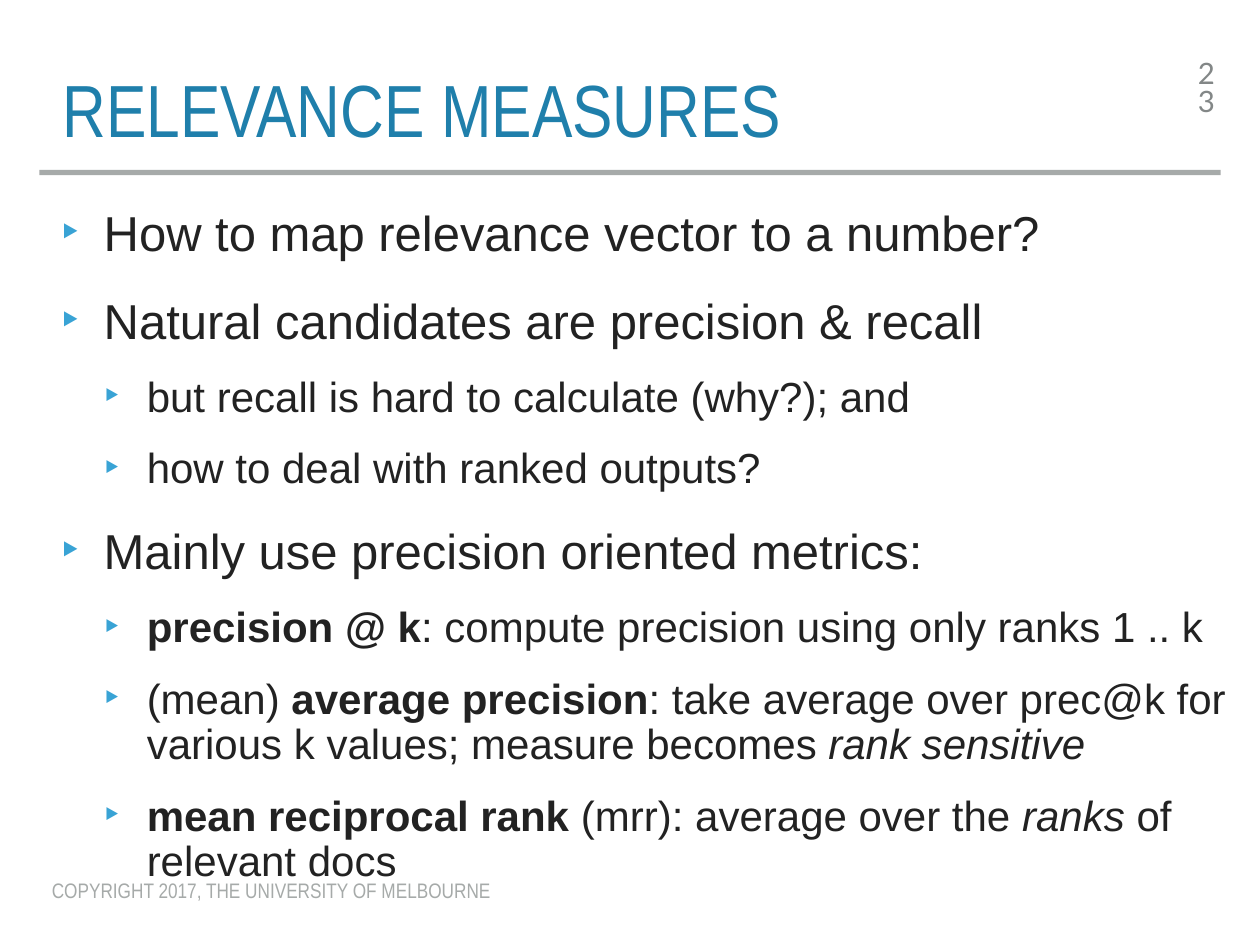
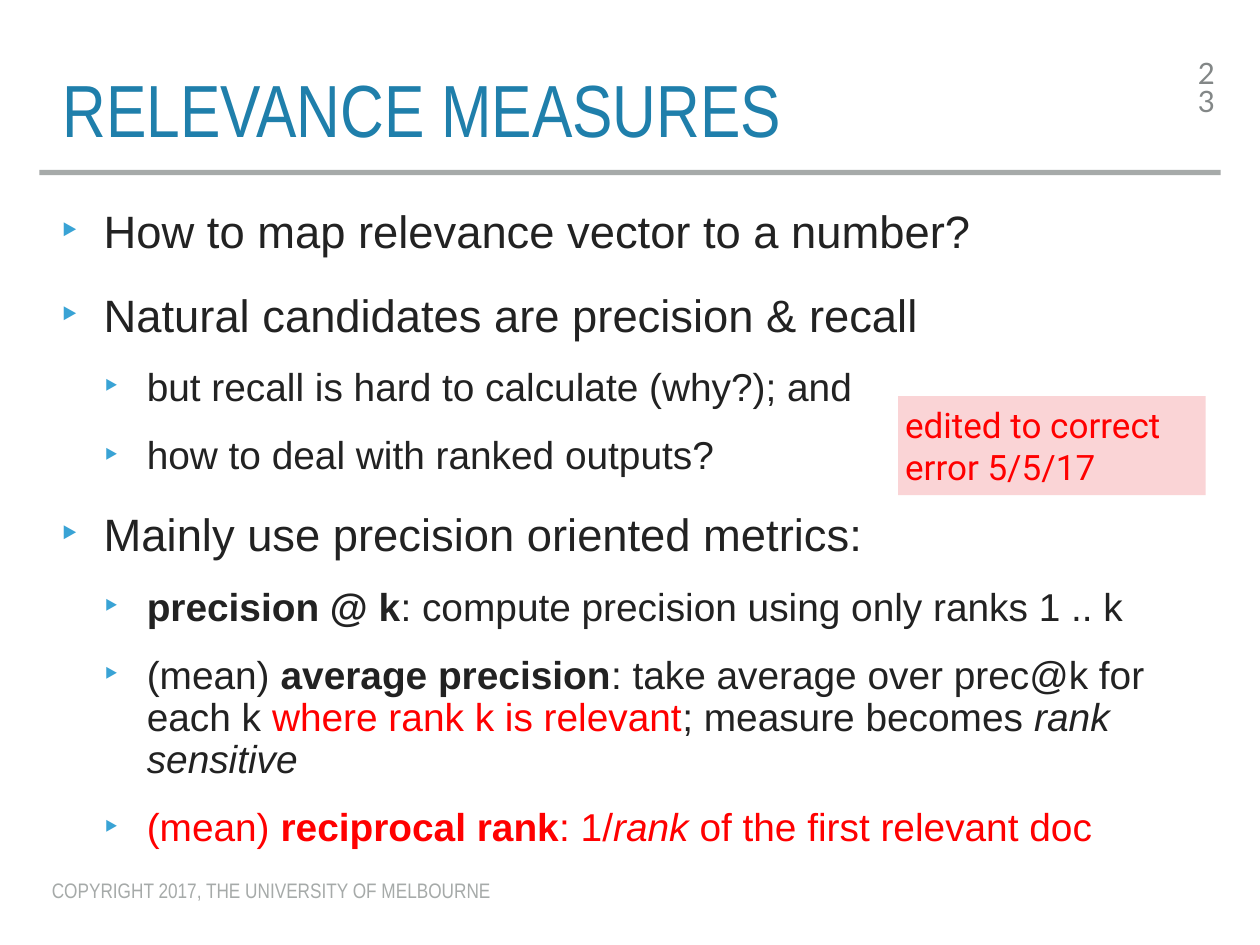
Before and after one commit to trevorcohn/comp90042, a slide deck: slide 23 of slides/WSTA_L16_vsm_eval.pptx. Drawn at 1260x945 pixels with LibreOffice and Linux fonts; fonts in the diff are those of the drawing. Boxes give left, top, right and bottom in pixels: in the first picture for what was removed or moved away, otherwise in the second. Text is boxed around its words. In the diff, an @@ line names an element or a change of style, - is before the commit and + after.

Commit message:
corrected error

```diff
--- a/slides/WSTA_L16_vsm_eval.pptx
+++ b/slides/WSTA_L16_vsm_eval.pptx
@@ text at (104, 215, 1122, 628): size 28 to 25.9 pt in "How to map relevance vector to a ...", "Natural candidates are precision & recall", "Mainly use precision oriented metrics:"; size 24 to 22.2 pt in "but recall is hard to calculate (why?); ...", "how to deal with ranked outputs?", "precision @ k: compute precision using only ..." @@
@@ rectangle added at (898, 396, 1206, 495), fill #FAD4D6, 20 pt, text #FF0000 @@
+edited to correct
+error 5/5/17
@@ text at (147, 661, 1144, 849): text changed; size 24 to 22.2 pt @@
-  ‣ (mean) average precision: take average over prec@k for various k values; measure becomes rank sensitive
-  ‣ mean reciprocal rank (mrr): average over the ranks of relevant docs
+  ‣ (mean) average precision: take average over prec@k for each k where rank k is relevant; measure becomes rank sensitive
+  ‣ (mean) reciprocal rank: 1/rank of the first relevant doc
```
Also in this commit, not shown: 2 other slides changed, 5 other files.
